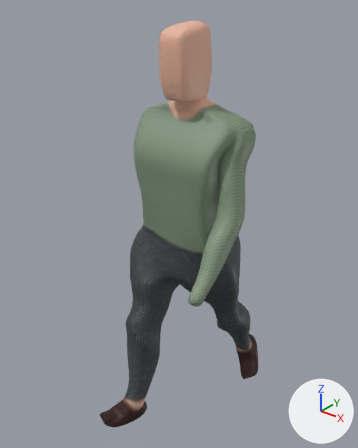
An edit to the FBX model GGJ21/Assets/Blender export/character.fbx, drawn before and after from the same camera.
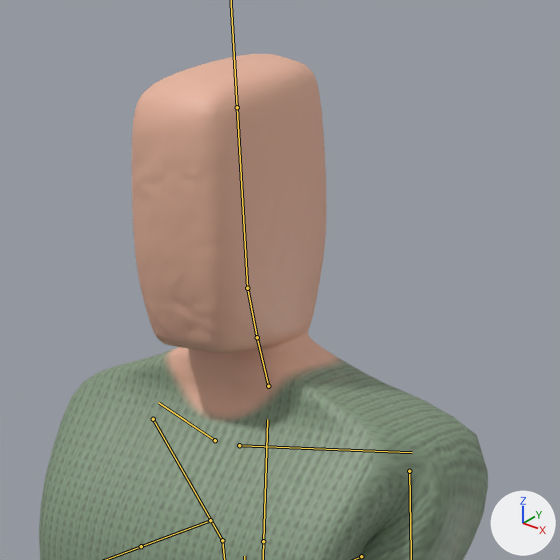
There are two pictures of each version: one whole from a 50 mm lens placed at (1.31, -1.741, 2.141), pointed at (-0.066, -0.022, 1.075), one close up on the part from 34% to 77% of the width and 1% to 35% of the height. Every picture has the same lights, and +X, +Y and +Z are marked at lower right. Both versions are drawn at frame 1 of the action 'metarig|walk'; the numbers are the values there. The bones that bend it are drawn over the model as lines in the close-ups.

Names of what the first close-up shows: 'torso'.
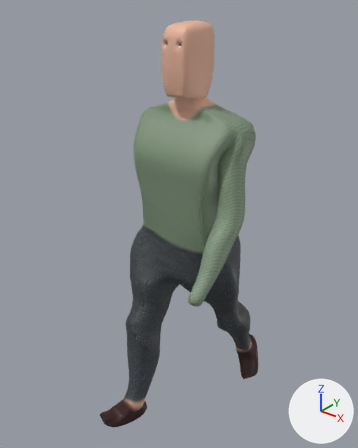
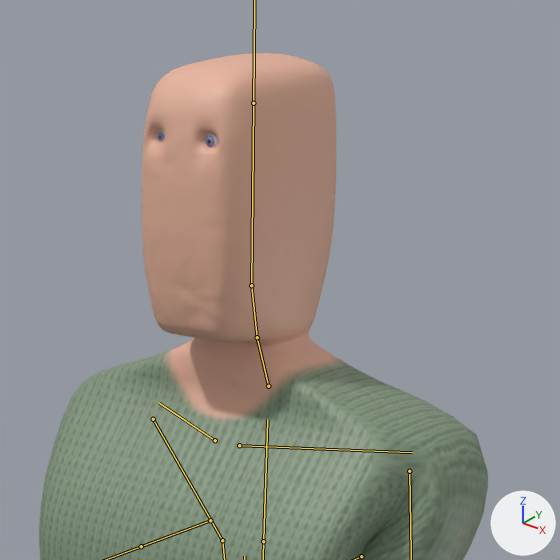
Pixel boxes (x1, y1, x2, y2) of what changed, in the close-ups (560 x 560 px):
'torso', posed: before (39, 54, 488, 560); after (39, 53, 488, 560)
'Sphere', now drawn: after (205, 134, 219, 148)
'Sphere.001', now drawn: after (157, 130, 165, 142)
bone 'spine.005', root to tip: before (257, 337) to (247, 288); after (257, 337) to (251, 285)

Diff of the bpy script that builds the scene:
```diff
--- a/GGJ21/Assets/Blender export/character.fbx.py
+++ b/GGJ21/Assets/Blender export/character.fbx.py
@@ bone_spine_005 @@
 bone_spine_005 = bpy.data.objects['metarig'].pose.bones['spine.005']  # child of 'spine.004'
-bone_spine_005.rotation_quaternion = (0.998, 0.056, 0.0, 0.0)  # degrees (6, 0, 0)
+bone_spine_005.rotation_quaternion = (1.0, 0.0, 0.0, 0.0)  # degrees (0, 0, 0)
```
